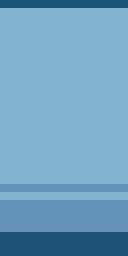
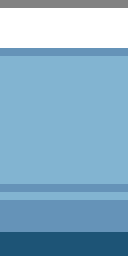
Comparing the layer stacks of the two (128, 256) images. Changes:
added layer "Rectangle 3" above "Rectangle 2" over [0, 0, 128, 8]
added layer "Rectangle 2" above "Layer 3" over [0, 48, 128, 56]
added layer "Layer 3" above "Layer 2" over [80, 0, 128, 48]
added layer "Layer 2" above "Layer 1" over [48, 0, 96, 48]
added layer "Layer 1" above "Gray 1" over [0, 0, 48, 48]
